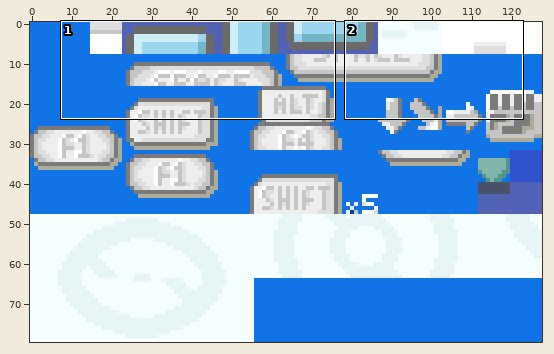
Sprite sheet, stored at graphics/oak_speech/bg_tiles.png. The first picture is a wide view before the edit; the outline marks the close-up.
Close-up. Before the edit:
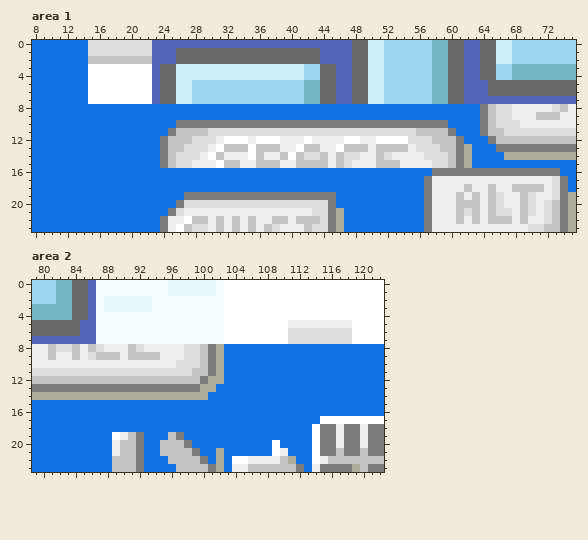
The file is 128x80 pixels. Shown: area 1: x 8..75, y 0..23; area 2: x 79..122, y 0..23.
And afterwards:
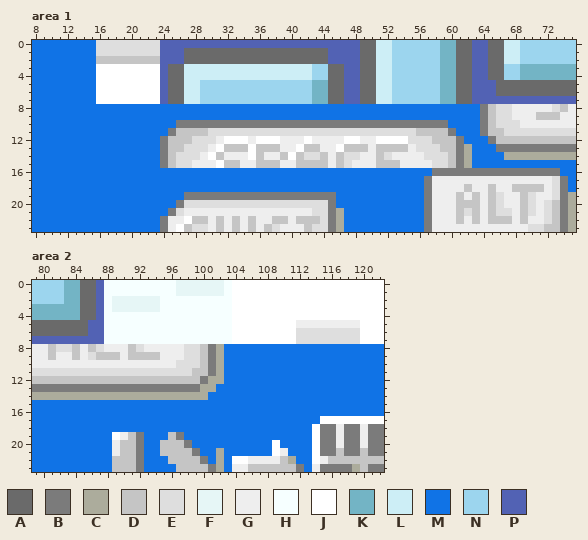
Palette (. is transparent): A #6a6a6a  B #7b7b7b  C #acac9c  D #c5c5c5  E #dedede  F #e6f6f6  G #eeeeee  H #f6ffff  J #ffffff  K #73b4c5  L #cdeef6  M #1073e6  N #9cd5ee  P #5262b4
Difference:
Changed rows in their new state; - is an unchanged pixel.
Area 1:
first column x 15:
 0 M-------E------------------------P-A-L-----N-K-A-P-A-L
 1 M-------E--P-----------------A---P-A-L-----N-K-A-P-A-L
 2 M-------D--P-----------------A---P-A-L-----N-K-A-P-A-L
 3 M-------JP-A---------------L-N-A-P-A-L-----N-K-A-P-A-N
 4 M-------JP-A---------------L-N-A-P-A-L-----N-K-A-P-A-N
 5 M-------JP-A-L-------------N-K-A-P-A-L-----N-K-A--P---
 6 M-------JP-A-L-------------N-K-A-P-A-L-----N-K-A--P---
 7 M-------JP-A-L-------------N-K-A-P-A-L-----N-K-A------
Area 2:
first column x 82:
 0 N-K-AP--------H-----FH----------------
 1 N-K-AP--------H-----FH----------------
 2 N-K-APH-----F--------H----------------
 3 --K-APH-----F--------H----------------
 4 --K-AP---------------H----------------
 5 ---A-P---------------H-------J-------G
 6 ---A-P---------------H-------J-------E
 7 -----P---------------H-------J-------E
